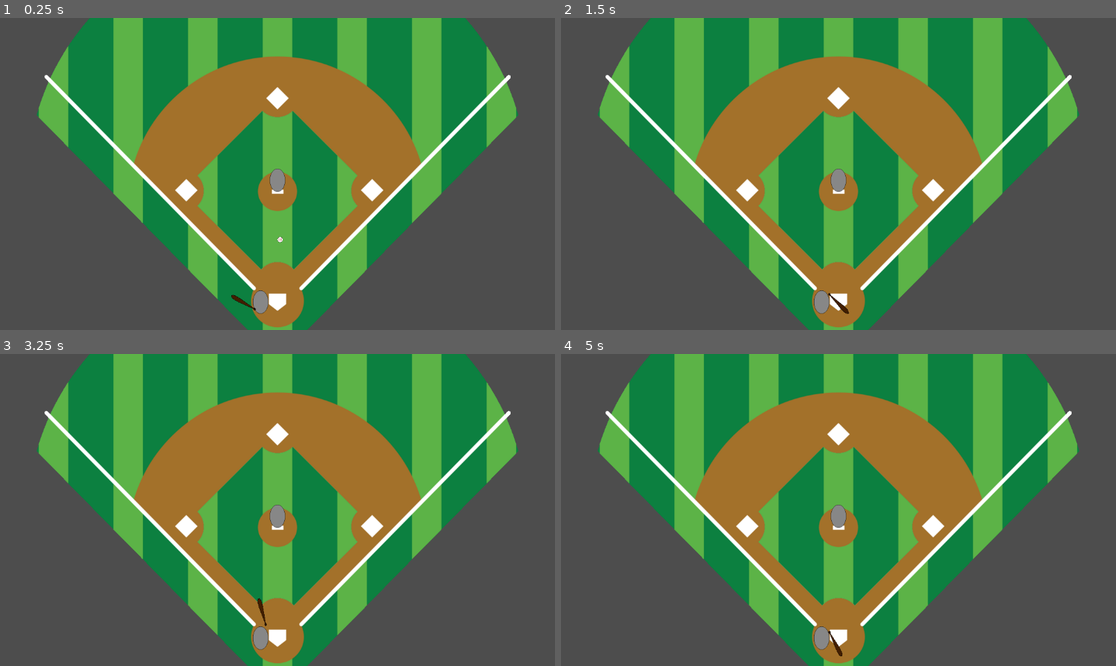
Above: before the commit, frames 1-4 (two rows, left to right).
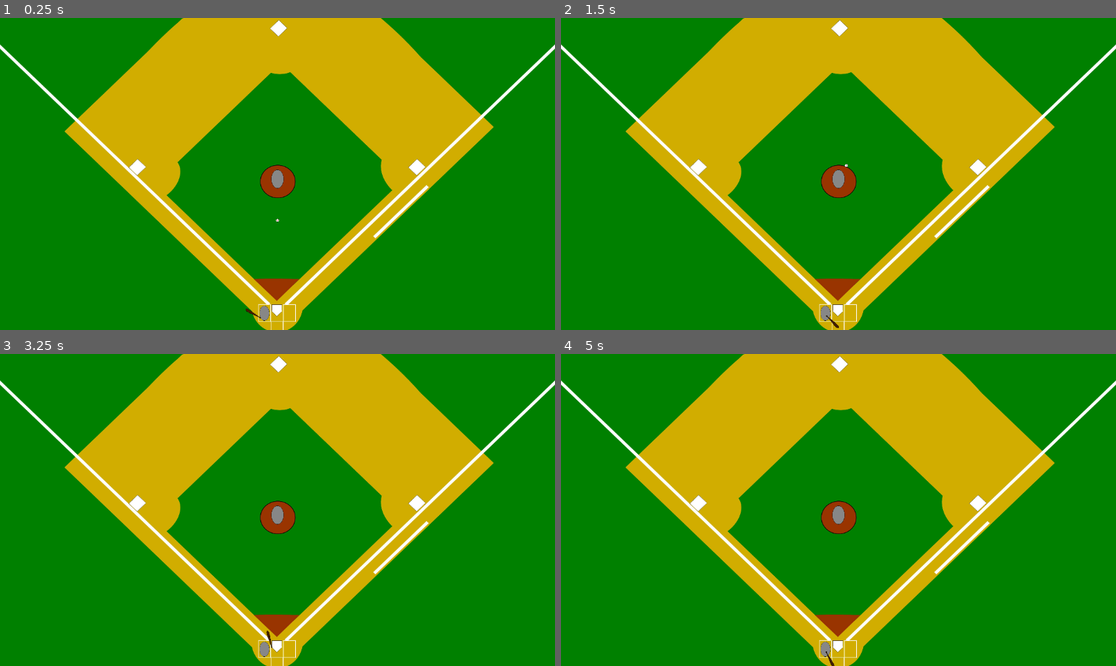
Above: after the commit, the same moments.

Repository: ajn14d/Baseball_Game_Godot
Game: Godot game, scene res://game_scene.tscn
The game is run twice, just before and just after one commit, with the same random seed, the same clock (stepped at 60 frames per second) and the same inputs.
Inputs:
- Up to frame 1 (0.25 s): no input
- Up to frame 2 (1.5 s): tap Enter at 0.5 s; hold Space (swing) 0.53-1.28 s; tap Space (swing) at 1.35 s
- Up to frame 3 (3.25 s): hold Space (swing) 2.03-2.78 s; tap Space (swing) at 2.85 s
- Up to frame 4 (5 s): hold Space (swing) 3.53-4.28 s; tap Enter at 4.25 s; tap Space (swing) at 4.35 s

The runs differ from the first frame. In frame 1, 100% of the frame differs, in the area x 0-100%, y 0-100%; in frame 2, 100%; in frame 3, 100%; in frame 4, 100%.

Commit message:
new field

Diff:
--- a/baseball.gd
+++ b/baseball.gd
@@ -19,9 +19,9 @@
 
 # Function to throw a fastball straight down
 func pitch_fastball():
-	ball_speed = randi_range(300, 600)
+	ball_speed = randi_range(800, 1200)
 	# Apply a downward impulse to the ball
-	linear_velocity = Vector2(randi_range(-30, 30), ball_speed)  # Apply a random Y velocity
+	linear_velocity = Vector2(0, ball_speed)  # Apply a random Y velocity
 
 	# Optionally, you can use `apply_impulse()` for more realistic physics
 	# apply_impulse(Vector2.ZERO, Vector2(0, fastball_speed))  # Impulse to go straight down
@@ -29,7 +29,7 @@
 func _on_ball_area_area_entered(area: Area2D) -> void:
 	if area.is_in_group("Bat") and not ball_hit:
 		# Get the bat's angle in degrees
-		var bat_angle = batter.bat_pivot.rotation_degrees - 67.5
+		var bat_angle = batter.bat_pivot.rotation_degrees - 45
 
 		# Convert the angle to radians (since Godot's trig functions use radians)
 		var angle_in_radians = deg_to_rad(bat_angle)
--- a/baseball.tscn
+++ b/baseball.tscn
@@ -4,10 +4,10 @@
 [ext_resource type="Script" path="res://baseball.gd" id="1_xlwtj"]
 
 [sub_resource type="CircleShape2D" id="CircleShape2D_xowas"]
-radius = 5.0
+radius = 8.06226
 
 [sub_resource type="CircleShape2D" id="CircleShape2D_luwl7"]
-radius = 5.0
+radius = 8.0
 
 [node name="Baseball" type="RigidBody2D"]
 collision_mask = 16
@@ -17,7 +17,7 @@
 script = ExtResource("1_xlwtj")
 
 [node name="Sprite2D" type="Sprite2D" parent="."]
-scale = Vector2(0.35, 0.35)
+scale = Vector2(0.5, 0.5)
 texture = ExtResource("1_m54ku")
 
 [node name="CollisionShape2D" type="CollisionShape2D" parent="."]
@@ -28,6 +28,7 @@
 collision_mask = 16
 
 [node name="CollisionShape2D" type="CollisionShape2D" parent="BallArea"]
+visible = false
 shape = SubResource("CircleShape2D_luwl7")
 
 [connection signal="area_entered" from="BallArea" to="." method="_on_ball_area_area_entered"]
--- a/batter.tscn
+++ b/batter.tscn
@@ -5,12 +5,12 @@
 [ext_resource type="Texture2D" uid="uid://l142ecjqhkd6" path="res://art/bat.png" id="2_gfngu"]
 
 [sub_resource type="CapsuleShape2D" id="CapsuleShape2D_d8pe3"]
-radius = 12.0
-height = 48.0
+radius = 23.0
+height = 70.0
 
 [sub_resource type="CapsuleShape2D" id="CapsuleShape2D_n3btr"]
 radius = 4.24264
-height = 41.0122
+height = 94.282
 
 [node name="Batter" type="RigidBody2D" groups=["Bat"]]
 collision_layer = 16
@@ -20,29 +20,28 @@
 script = ExtResource("1_oemf0")
 
 [node name="PlayerSprite" type="Sprite2D" parent="."]
-scale = Vector2(0.5, 0.5)
+scale = Vector2(0.8, 0.8)
 texture = ExtResource("1_st87b")
 
 [node name="CollisionShape2D" type="CollisionShape2D" parent="."]
-visible = false
 shape = SubResource("CapsuleShape2D_d8pe3")
 
 [node name="BatPivot" type="Node2D" parent="."]
-position = Vector2(0, -15)
 rotation = 2.61799
 
 [node name="BatSprite" type="Sprite2D" parent="BatPivot"]
-position = Vector2(38.8909, 3.53553)
+position = Vector2(51.3049, 27.0704)
 rotation = 2.61799
-scale = Vector2(0.545605, 0.915317)
+scale = Vector2(0.85, 1.425)
 texture = ExtResource("2_gfngu")
 
 [node name="BatArea" type="Area2D" parent="BatPivot" groups=["Bat"]]
 collision_layer = 16
 
 [node name="CollisionShape2D" type="CollisionShape2D" parent="BatPivot/BatArea" groups=["Bat"]]
-position = Vector2(48.0833, 7.07107)
+position = Vector2(56.9256, 29.4019)
 rotation = 2.61799
+scale = Vector2(0.85, 0.85)
 shape = SubResource("CapsuleShape2D_n3btr")
 
 [connection signal="area_entered" from="BatPivot/BatArea" to="." method="_on_bat_area_area_entered"]
--- a/field.tscn
+++ b/field.tscn
@@ -1,8 +1,10 @@
 [gd_scene load_steps=2 format=3 uid="uid://dua82uue0yggo"]
 
-[ext_resource type="Texture2D" uid="uid://crng33g8xiyyj" path="res://art/baseball-diamond.png" id="1_kwwed"]
+[ext_resource type="Texture2D" uid="uid://bh8geqoidvcgf" path="res://art/baseball_diamond.jpeg" id="1_5a2at"]
 
 [node name="Field" type="Node2D"]
 
 [node name="Sprite2D" type="Sprite2D" parent="."]
-texture = ExtResource("1_kwwed")
+position = Vector2(12, -1064.13)
+scale = Vector2(1.01758, 0.975932)
+texture = ExtResource("1_5a2at")
--- a/game_scene.tscn
+++ b/game_scene.tscn
@@ -11,10 +11,11 @@
 [node name="Field" parent="." instance=ExtResource("1_el01i")]
 
 [node name="Pitcher" parent="." instance=ExtResource("2_sax3o")]
-position = Vector2(0, 23)
+position = Vector2(0, -174)
 
 [node name="Batter" parent="." instance=ExtResource("3_xjn15")]
-position = Vector2(-35, 276)
+position = Vector2(-68, 523)
 
 [node name="Camera2D" type="Camera2D" parent="."]
-position = Vector2(0, 10)
+position = Vector2(0, -200)
+zoom = Vector2(0.4, 0.4)
--- a/pitcher.tscn
+++ b/pitcher.tscn
@@ -3,8 +3,8 @@
 [ext_resource type="Texture2D" uid="uid://bpq42ovi8vcw" path="res://art/player_placeholder.png" id="1_v113i"]
 
 [sub_resource type="CapsuleShape2D" id="CapsuleShape2D_nwlot"]
-radius = 14.0
-height = 48.0
+radius = 29.0
+height = 92.0
 
 [node name="Pitcher" type="RigidBody2D"]
 collision_layer = 0
@@ -12,7 +12,6 @@
 gravity_scale = 0.0
 
 [node name="Sprite2D" type="Sprite2D" parent="."]
-scale = Vector2(0.5, 0.5)
 texture = ExtResource("1_v113i")
 
 [node name="CollisionShape2D" type="CollisionShape2D" parent="."]
Binary file added: art/baseball_diamond.jpeg
Not shown, added: art/baseball_diamond.jpeg.import
